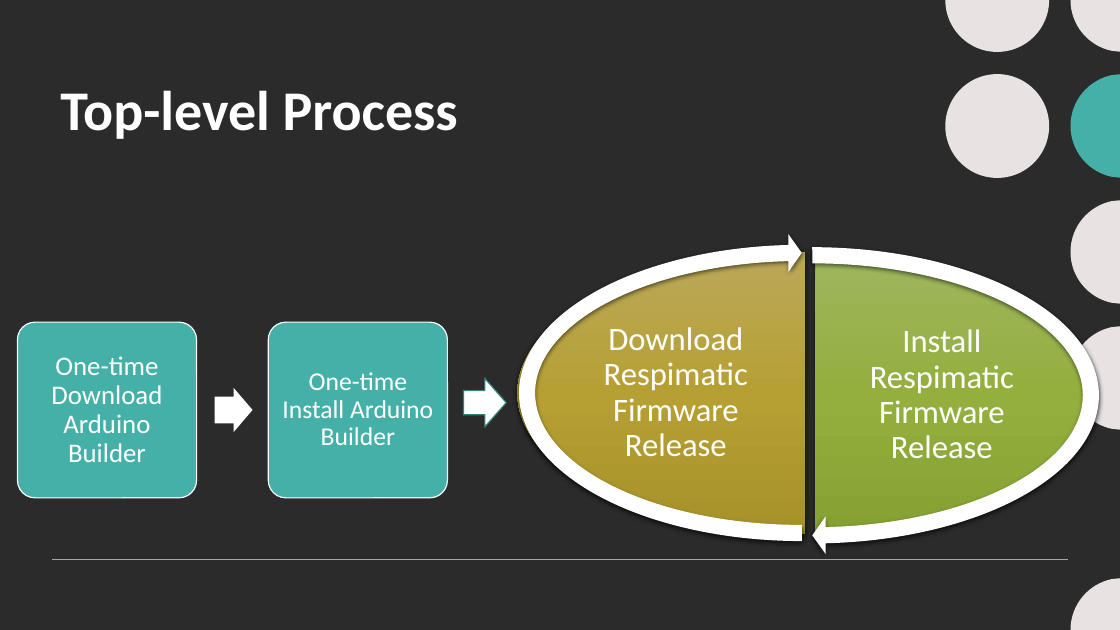
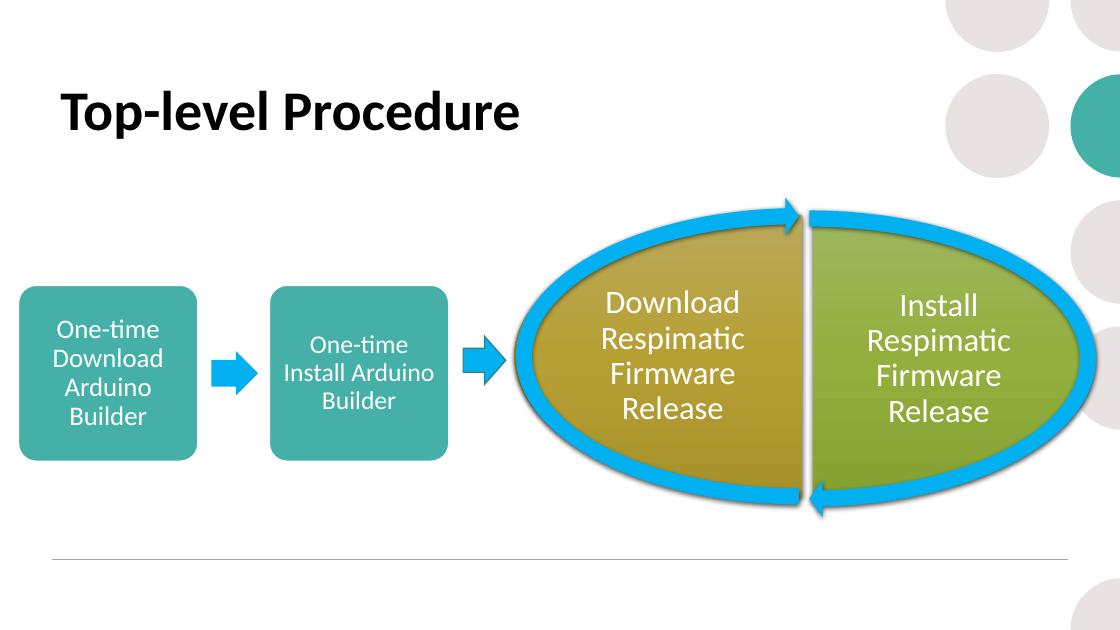
Before and after one commit to sunilmeister/sunilmeister.github.io, a slide deck: slide 2 of swInstaller/instructions/Upgrade Steps.pptx. Drawn at 1120x630 pixels with LibreOffice and Linux fonts; fonts in the diff are those of the drawing; background and template pictures are left out; a plain dark background stands for a picture behind light text. Boxes give left, top, right and bottom in pixels: in the first picture for what was removed or moved away, otherwise in the second. Text is boxed around its words. In the diff, an @@ line names an element or a change of style, - is before the commit and + after.

Commit message:
Changed the release zip file structure

```diff
--- a/swInstaller/instructions/Upgrade Steps.pptx
+++ b/swInstaller/instructions/Upgrade Steps.pptx
@@ background picture (left out) to #FFFFFF @@
@@ title at [60,90,521,139]: text changed; text colour #FFFFFF to #000000 @@
-Top-level Process
+Top-level Procedure
@@ 2 pie slice (boxed as its full ellipse)s, 2 circular arrows, 1 text: place and size @@
-2 pie slice (boxed as its full ellipse)s, 2 circular arrows, 1 text at [508,234,1110,554]
+2 pie slice (boxed as its full ellipse)s, 2 circular arrows, 1 text at [505,197,1107,518]
@@ 3 texts, 2 rounded rectangles: place and size @@
-3 texts, 2 rounded rectangles at [18,322,748,497]
+3 texts, 2 rounded rectangles at [18,286,745,461]
@@ fill #FFFFFF to #00B0F0 in 4 elements at [463,336,506,385], [512,200,1107,518], [505,197,1092,515], [212,351,259,396] @@
@@ right arrow: place and size @@
-right arrow at [214,388,252,433]
+right arrow at [212,351,259,396]
@@ right arrow: place and size @@
-right arrow at [464,379,507,428]
+right arrow at [463,336,506,385]
```
Also in this commit, not shown: 1 other slide changed, 15 slides added, 2 other files.
